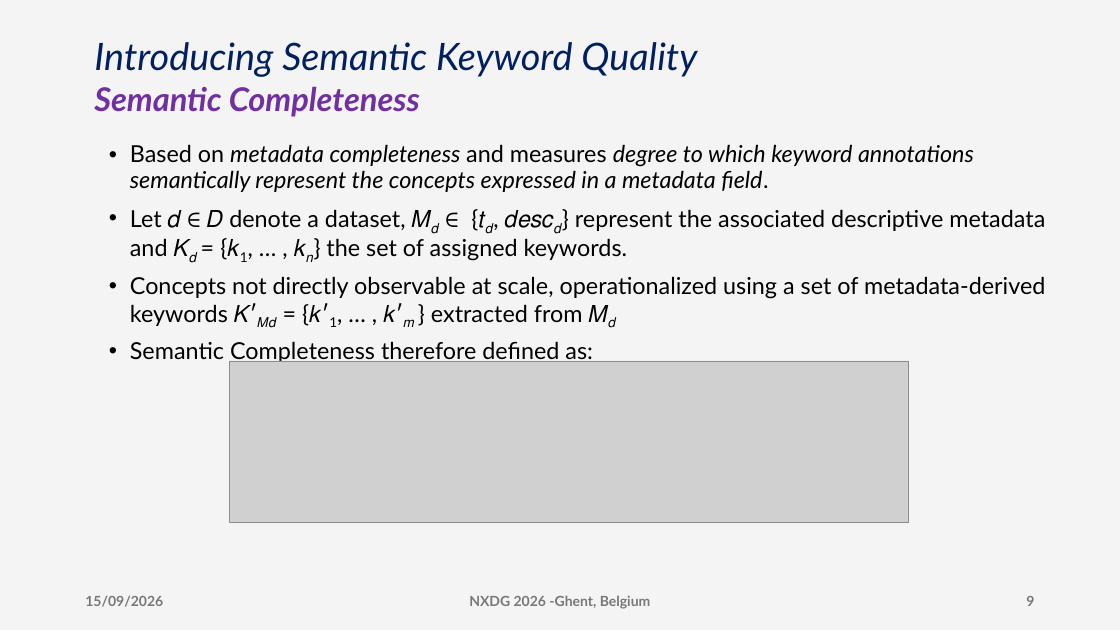
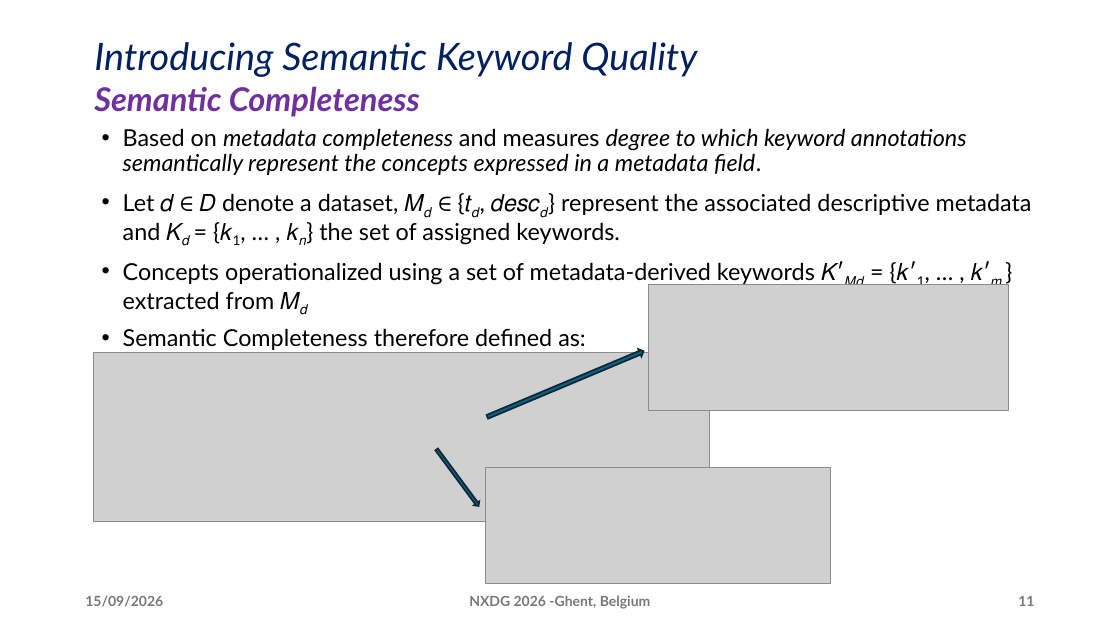
Before and after one commit to DeperiasKerre/deperiaskerre.github.io, a slide deck: slide 11 of slides/nxdg_2026_Deperias.pptx (slide 9 before the commit). Drawn at 1120x630 pixels with LibreOffice and Linux fonts; fonts in the diff are those of the drawing; grey boxes stand for pictures. Boxes give left, top, right and bottom in pixels: in the first picture for what was removed or moved away, otherwise in the second. Text is boxed around its words. In the diff, an @@ line names an element or a change of style, - is before the commit and + after.

```diff
--- a/slides/nxdg_2026_Deperias.pptx
+++ b/slides/nxdg_2026_Deperias.pptx
@@ background #D1D1D1 at 23% opacity to #FFFFFF @@
@@ text "Based on metadata completeness and ...": place and size @@
-text "Based on metadata completeness and ..." at [130, 144, 1045, 362]
+text "Based on metadata completeness and ..." at [123, 128, 1032, 350]
@@ text at [123, 262, 1002, 309]: text changed @@
-• Concepts not directly observable at scale, operationalized using a set of metadata-derived keywords 𝐾′𝑀𝑑 = {𝑘′1, … , 𝑘′𝑚 } extracted from 𝑀𝑑
+• Concepts operationalized using a set of metadata-derived keywords 𝐾′𝑀𝑑 = {𝑘′1, … , 𝑘′𝑚 } extracted from 𝑀𝑑
@@ picture added at [649, 285, 1009, 411] @@
@@ picture: place and size @@
-picture at [230, 361, 909, 523]
+picture at [93, 353, 709, 522]
@@ up arrow added at [485, 348, 645, 420], fill #156082, outline #092A39 1.5 pt @@
@@ down arrow added at [434, 448, 481, 508], fill #156082, outline #092A39 1.5 pt @@
@@ picture added at [486, 467, 831, 584] @@
@@ page number at [1018, 596, 1034, 606]: text changed @@
-9
+11
```
Also in this commit, not shown: 17 other slides changed, 3 slides added.
